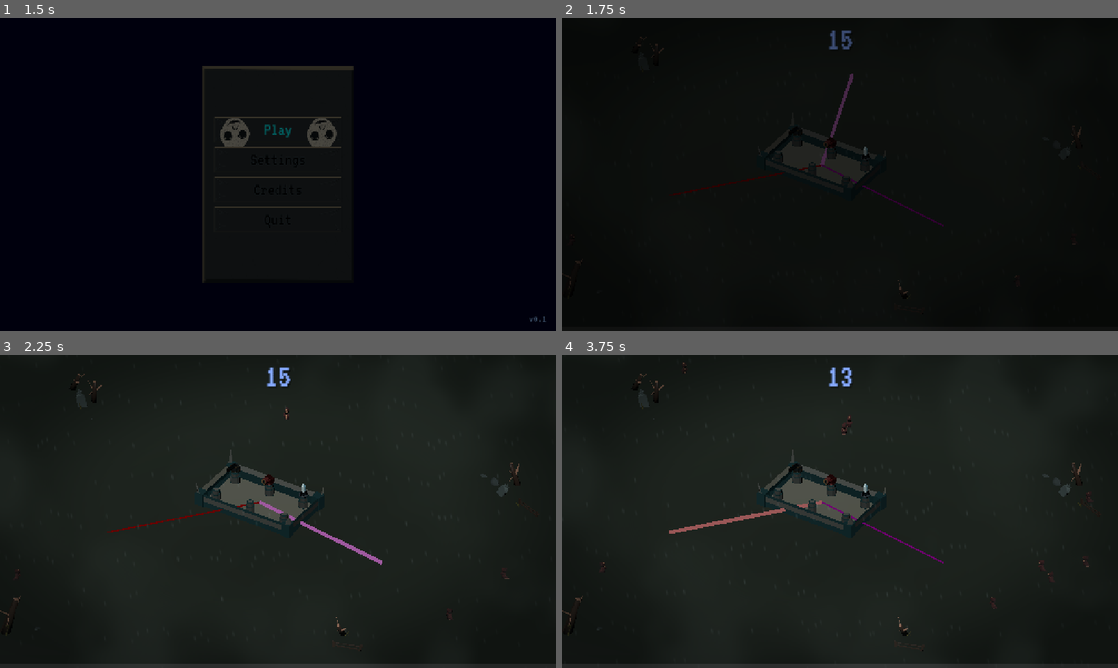
Above: before the commit, frames 1-4 (two rows, left to right).
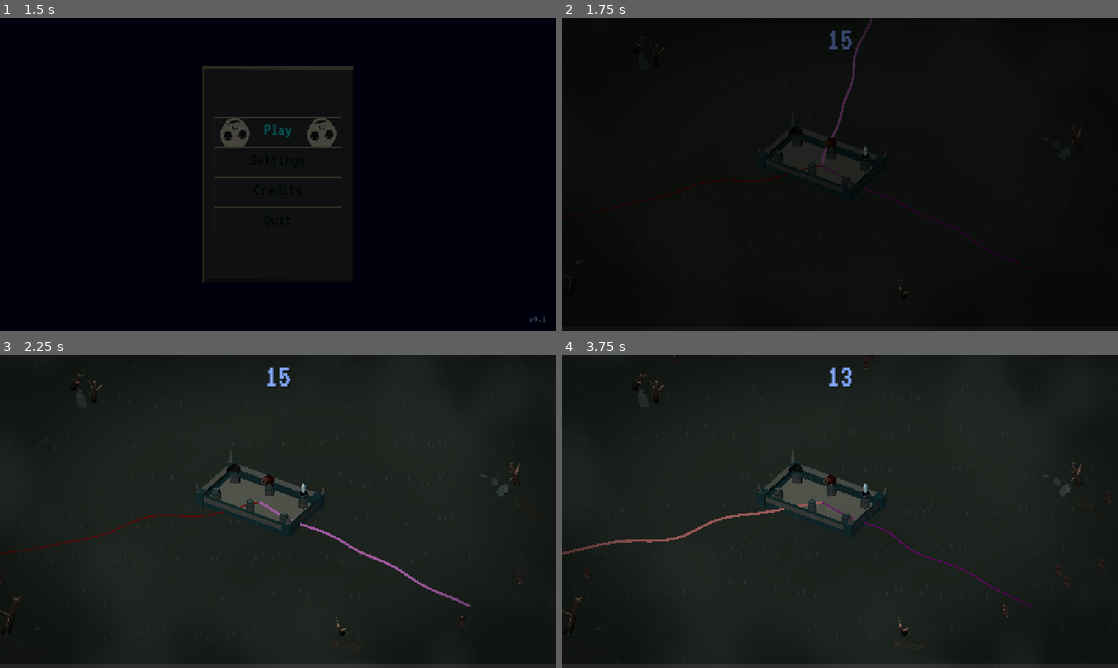
Above: after the commit, the same moments.

Repository: JeremyMarkWilcox/Tower-Defense
Game: Godot game, scene res://core/ui/boot.tscn
The game is run twice, just before and just after one commit, with the same random seed, the same clock (stepped at 60 frames per second) and the same inputs. Sound files missing from this copy of the repository are replaced by a short silence.
Inputs (mouse positions are in pixels of both pictures, inside the frame that each line leads up to):
- Up to frame 1 (1.5 s): click "Play" at 0.5 s; click "Play" at 1.25 s
- Up to frame 2 (1.75 s): no input
- Up to frame 3 (2.25 s): tap Enter at 2 s; move the mouse to (400, 495) at 2.02 s; hold Right (ui_right) from 2.03 s (still down); hold Space (thread_cut) from 2.03 s (still down); click (400, 495) at 2.17 s
- Up to frame 4 (3.75 s): move the mouse to (728, 527) at 2.77 s; release Right (ui_right) at 2.78 s; release Space (thread_cut) at 2.78 s; hold Down (ui_down) 2.78-3.53 s; tap E (thread_next) at 2.85 s; move the mouse to (895, 442) at 3.52 s; hold Right (ui_right) from 3.53 s (still down); hold Q (thread_prev) from 3.53 s (still down)

Frame 1 is identical in both runs. In frame 2, 0.6% of the frame differs, in the area x 1-85%, y 0-83%; in frame 3, 0.6%; in frame 4, 0.8%, in the area x 0-99%, y 0-84%.

Commit message:
Added a shader for the threads

Diff:
--- /dev/null
+++ b/assets/shaders/thread/rope_thread.gdshader
@@ -0,0 +1,22 @@
+shader_type spatial;
+render_mode unshaded, cull_disabled;
+
+uniform vec4 color : source_color = vec4(1.0);
+uniform float thickness = 0.06;
+uniform float sway = 0.12;
+uniform float phase = 0.0;
+uniform float seed = 0.0;
+
+void vertex() {
+	// UV.x runs 0 at the Stronghold to 1 at the map edge; both ends stay pinned.
+	float t = UV.x;
+	float pinned = sin(PI * t);
+	VERTEX.x += sin(phase + t * 9.0 + seed) * sway * pinned;
+	VERTEX.y += cos(phase * 0.8 + t * 7.0 + seed) * sway * 0.5 * pinned;
+	// The mesh sits on the rope's centerline; NORMAL pushes it out to the rope's width.
+	VERTEX += NORMAL * thickness;
+}
+
+void fragment() {
+	ALBEDO = color.rgb;
+}
--- a/game/data/enemies/unique_enemies/greater_demon.tscn
+++ b/game/data/enemies/unique_enemies/greater_demon.tscn
@@ -2,11 +2,13 @@
 
 [ext_resource type="PackedScene" uid="uid://dgf785mw3toay" path="res://game/data/enemies/base_enemy/base_enemy.tscn" id="1_fel5c"]
 
-[sub_resource type="StandardMaterial3D" id="StandardMaterial3D_csfhu"]
+[sub_resource type="CapsuleMesh" id="CapsuleMesh_ra2i3"]
+
+[sub_resource type="StandardMaterial3D" id="StandardMaterial3D_g4gaj"]
 albedo_color = Color(1, 0, 0, 1)
 
 [node name="GreaterDemon" unique_id=1427662883 instance=ExtResource("1_fel5c")]
 
-[node name="MeshInstance3D" parent="." index="0" unique_id=1513116122]
-transform = Transform3D(2.5, 0, 0, 0, 2.5, 0, 0, 0, 2.5, 0, 0.8, 0)
-surface_material_override/0 = SubResource("StandardMaterial3D_csfhu")
+[node name="MeshInstance3D" type="MeshInstance3D" parent="." index="0" unique_id=396841766]
+mesh = SubResource("CapsuleMesh_ra2i3")
+surface_material_override/0 = SubResource("StandardMaterial3D_g4gaj")
--- a/game/data/threads/base_thread/signal_thread.gd
+++ b/game/data/threads/base_thread/signal_thread.gd
@@ -1,6 +1,6 @@
 class_name SignalThread
 extends Node3D
-## One glowing thread running from the Stronghold out to the map edge.
+## One swaying rope running from the Stronghold out to the screen edge.
 ## It shows itself and reports the mouse; ThreadManager decides what a click means.
 ## Add it to the tree before calling setup().
 
@@ -11,32 +11,43 @@
 @export var line: MeshInstance3D
 @export var pick_area: Area3D
 @export var pick_shape: CollisionShape3D
-## How far above the ground the thread floats.
+@export var rope_shader: Shader
+## How far above the ground the rope floats.
 @export var height := 0.3
-## Width of the clickable area. Much wider than the line so it's easy to hit.
+## Width of the clickable area. Much wider than the rope so it's easy to hit.
 @export var pick_width := 1.2
-## Line thickness multiplier while highlighted.
-@export var highlight_width := 2.5
-## Color the thread flashes when a cut is refused.
+@export var thickness := 0.06
+@export var highlight_thickness := 0.14
+## Color the rope flashes when a cut is refused.
 @export var refusal_color := Color(1.0, 0.15, 0.1)
+
+@export_group("Rope Shape")
+## How far the rope wanders sideways at its widest. Keep it under half of Pick Width.
+@export var wander := 0.5
+## How far it sways while alive.
+@export var sway := 0.12
+@export var segments := 64
+@export var radial_sides := 6
 
 var data: SignalThreadData
 var direction := Vector3.FORWARD
 var length := 0.0
 
 var _color := Color.WHITE
-var _material: StandardMaterial3D
+var _material: ShaderMaterial
 var _is_highlighted := false
 var _urgency := 0.0
 var _pulse_time := 0.0
+var _sway_phase := 0.0
 var _flash := 0.0
 var _shake_tween: Tween
 
 
 func _ready() -> void:
-	_material = StandardMaterial3D.new()
-	_material.shading_mode = BaseMaterial3D.SHADING_MODE_UNSHADED
+	_material = ShaderMaterial.new()
+	_material.shader = rope_shader
 	line.material_override = _material
+	line.extra_cull_margin = 2.0  # the shader moves vertices, so don't cull too early
 	pick_area.input_ray_pickable = true
 	pick_area.mouse_entered.connect(func() -> void: hovered.emit(self))
 	pick_area.mouse_exited.connect(func() -> void: unhovered.emit(self))
@@ -48,11 +59,14 @@
 	direction = Vector3(thread_direction.x, 0.0, thread_direction.z).normalized()
 	length = thread_length
 	_color = color
-	# Local -Z points along the thread, so the line runs from 0 to -length.
+	# Local -Z points along the thread, so the rope runs from 0 to -length.
 	basis = Basis.looking_at(direction, Vector3.UP)
+	line.mesh = _build_rope_mesh()
 	line.position = _rest_position()
-	pick_shape.position = line.position
+	line.scale = Vector3.ONE
+	pick_shape.position = Vector3(0.0, height, -length * 0.5)
 	(pick_shape.shape as BoxShape3D).size = Vector3(pick_width, 1.0, length)
+	_material.set_shader_parameter("seed", randf() * 100.0)
 	_apply_look()
 
 
@@ -61,7 +75,7 @@
 	_apply_look()
 
 
-## 0 at the start of the lull, 1 when the timer hits zero. Drives the pulse.
+## 0 at the start of the lull, 1 when the timer hits zero. Drives the pulse and sway.
 func set_urgency(value: float) -> void:
 	_urgency = clampf(value, 0.0, 1.0)
 
@@ -72,8 +86,8 @@
 		_shake_tween.kill()
 	var rest := _rest_position()
 	var amount := 0.4 if strong else 0.12
+	_flash = 1.0 if strong else 0.5
 	_shake_tween = create_tween()
-	_shake_tween.tween_method(_set_flash, 1.0 if strong else 0.5, 1.0 if strong else 0.5, 0.0)
 	for i in (6 if strong else 3):
 		var side := amount if i % 2 == 0 else -amount
 		_shake_tween.tween_property(line, "position", rest + Vector3(side, 0.0, 0.0), 0.04)
@@ -82,19 +96,22 @@
 	_shake_tween.tween_method(_set_flash, _flash, 0.0, 0.25)
 
 
-## Where the thread leaves the map; its group spawns here.
+## Where the thread meets the screen edge; its group spawns here.
 func get_end_position() -> Vector3:
 	return global_position + direction * length
 
 
 func _process(delta: float) -> void:
-	# Pulses slowly at the start of a lull and fast near the end.
+	# Breathes slowly at the start of a lull and gets twitchy near the end.
 	_pulse_time += delta * lerpf(0.6, 4.0, _urgency)
+	_sway_phase += delta * lerpf(1.0, 6.0, _urgency)
+	_material.set_shader_parameter("phase", _sway_phase)
+	_material.set_shader_parameter("sway", sway * lerpf(1.0, 1.8, _urgency))
 	_apply_look()
 
 
 func _rest_position() -> Vector3:
-	return Vector3(0.0, height, -length * 0.5)
+	return Vector3(0.0, height, 0.0)
 
 
 func _set_flash(value: float) -> void:
@@ -103,12 +120,54 @@
 
 func _apply_look() -> void:
 	var pulse := 0.5 + 0.5 * sin(_pulse_time * TAU)
-	var width := highlight_width if _is_highlighted else 1.0
+	var width := highlight_thickness if _is_highlighted else thickness
 	width *= 1.0 + 0.5 * _urgency * pulse
-	line.scale = Vector3(width, width, length)
 	var color := _color.lerp(Color.WHITE, 0.35) if _is_highlighted else _color
 	color = color.lerp(Color.WHITE, 0.3 * _urgency * pulse)
-	_material.albedo_color = color.lerp(refusal_color, _flash)
+	_material.set_shader_parameter("thickness", width)
+	_material.set_shader_parameter("color", color.lerp(refusal_color, _flash))
+
+
+## A thin tube along a lazily wandering path. Vertices sit on the centerline and
+## the shader pushes them out along NORMAL, so thickness can change without rebuilding.
+func _build_rope_mesh() -> ArrayMesh:
+	var phase_a := randf() * TAU
+	var phase_b := randf() * TAU
+	var phase_c := randf() * TAU
+	var curves := maxf(length / 6.0, 1.0)  # longer ropes get more bends
+	var points: Array[Vector3] = []
+	for i in segments + 1:
+		var t := float(i) / segments
+		var pinned := sin(PI * t)  # both ends stay exactly in place
+		var x := (sin(t * curves * PI + phase_a) * 0.7 + sin(t * curves * 3.4 + phase_b) * 0.3) * wander * pinned
+		var y := sin(t * curves * 1.8 + phase_c) * wander * 0.25 * pinned
+		points.append(Vector3(x, y, -length * t))
+
+	var st := SurfaceTool.new()
+	st.begin(Mesh.PRIMITIVE_TRIANGLES)
+	var ring := radial_sides + 1
+	for i in points.size():
+		var tangent := (points[mini(i + 1, segments)] - points[maxi(i - 1, 0)]).normalized()
+		var side := tangent.cross(Vector3.UP).normalized()
+		var up := side.cross(tangent).normalized()
+		for s in ring:
+			var angle := TAU * s / radial_sides
+			st.set_normal(side * cos(angle) + up * sin(angle))
+			st.set_uv(Vector2(float(i) / segments, float(s) / radial_sides))
+			st.add_vertex(points[i])
+	for i in segments:
+		for s in radial_sides:
+			var a := i * ring + s
+			var b := a + 1
+			var c := a + ring
+			var d := c + 1
+			st.add_index(a)
+			st.add_index(c)
+			st.add_index(b)
+			st.add_index(b)
+			st.add_index(c)
+			st.add_index(d)
+	return st.commit()
 
 
 func _on_pick_input_event(_camera: Node, event: InputEvent, _position: Vector3,
--- a/game/data/waves/unique_waves/wave_02.tres
+++ b/game/data/waves/unique_waves/wave_02.tres
@@ -3,6 +3,7 @@
 [ext_resource type="Script" uid="uid://cmo6to4a6tibi" path="res://game/data/waves/base_data/spawn_group.gd" id="1_0q6rk"]
 [ext_resource type="Script" uid="uid://bvroyv8j4sgmi" path="res://game/data/waves/base_data/wave_definition.gd" id="2_7ttnh"]
 [ext_resource type="Resource" uid="uid://crniaq8n2b6bv" path="res://game/data/enemies/unique_enemies/cultist.tres" id="2_wfqga"]
+[ext_resource type="Resource" uid="uid://bchml4lumf1wr" path="res://game/data/threads/lulls/lull_test.tres" id="3_iisvu"]
 
 [sub_resource type="Resource" id="Resource_y36n6"]
 script = ExtResource("1_0q6rk")
@@ -12,4 +13,5 @@
 [resource]
 script = ExtResource("2_7ttnh")
 groups = Array[ExtResource("1_0q6rk")]([SubResource("Resource_y36n6")])
+lull = ExtResource("3_iisvu")
 metadata/_custom_type_script = "uid://bvroyv8j4sgmi"
--- a/game/game.tscn
+++ b/game/game.tscn
@@ -7,24 +7,25 @@
 [ext_resource type="Script" uid="uid://cwa8b8tgq2p2w" path="res://game/managers/wave_manager.gd" id="2_u5opy"]
 [ext_resource type="Script" uid="uid://bvroyv8j4sgmi" path="res://game/data/waves/base_data/wave_definition.gd" id="3_3vho3"]
 [ext_resource type="PackedScene" uid="uid://djqs531cdvw7h" path="res://assets/3d_art/props/rock.glb" id="3_ee6o4"]
-[ext_resource type="Shader" uid="uid://bpukmr24jllgu" path="res://assets/shaders/edge_shadow.gdshader" id="3_hb504"]
+[ext_resource type="Shader" uid="uid://bpukmr24jllgu" path="res://assets/shaders/atmosphere/edge_shadow.gdshader" id="3_hb504"]
 [ext_resource type="PackedScene" uid="uid://dr52lc4bvyyj7" path="res://core/ui/settings_menu.tscn" id="3_m71xk"]
 [ext_resource type="PackedScene" uid="uid://c6plvsjtimxkn" path="res://assets/3d_art/props/dead_tree_01.glb" id="4_4cobl"]
 [ext_resource type="Resource" uid="uid://uaiismft5nub" path="res://game/data/waves/unique_waves/wave_01.tres" id="4_qf6n1"]
-[ext_resource type="Shader" uid="uid://bcqlmc0nah414" path="res://assets/shaders/rain.gdshader" id="5_ln7ps"]
+[ext_resource type="Shader" uid="uid://bcqlmc0nah414" path="res://assets/shaders/atmosphere/rain.gdshader" id="5_ln7ps"]
 [ext_resource type="PackedScene" uid="uid://dtdm6p6y7kmi7" path="res://assets/3d_art/props/gravestone_01.glb" id="5_pxxsx"]
 [ext_resource type="Resource" uid="uid://bpny3ka8b2xq5" path="res://game/data/waves/unique_waves/wave_02.tres" id="5_vsp63"]
 [ext_resource type="Resource" uid="uid://cb0dfd6owlsiq" path="res://game/data/waves/unique_waves/wave_03.tres" id="6_b686c"]
 [ext_resource type="PackedScene" uid="uid://ddt1m8s6wg7ju" path="res://core/ui/credits.tscn" id="6_dakft"]
 [ext_resource type="PackedScene" uid="uid://78dpp3fnvxmq" path="res://assets/3d_art/props/broken_fence_01.glb" id="6_u8s88"]
 [ext_resource type="PackedScene" uid="uid://c3fqjawearufk" path="res://assets/3d_art/props/grass_tuft_01.glb" id="7_dxwpq"]
-[ext_resource type="Shader" uid="uid://dlqkwxa4ft1ud" path="res://assets/shaders/mist.gdshader" id="8_mhvfb"]
+[ext_resource type="Shader" uid="uid://dlqkwxa4ft1ud" path="res://assets/shaders/atmosphere/mist.gdshader" id="8_mhvfb"]
 [ext_resource type="Script" uid="uid://e21u8rkcefj4" path="res://game/managers/gold_manager.gd" id="8_vsp63"]
 [ext_resource type="PackedScene" uid="uid://cniox0c88ga5l" path="res://core/ui/controls_menu.tscn" id="8_wmqhs"]
 [ext_resource type="PackedScene" uid="uid://dl7btnuthvvlb" path="res://assets/3d_art/towers/Firelvl1.glb" id="9_leid8"]
 [ext_resource type="PackedScene" uid="uid://dm6ojjrnrnkqg" path="res://assets/3d_art/towers/Icelvl1.glb" id="10_8bboj"]
-[ext_resource type="PackedScene" uid="uid://dj4pwl2xdjjfq" path="res://game/Ui/run_end_screen.tscn" id="11_3vho3"]
+[ext_resource type="PackedScene" uid="uid://dj4pwl2xdjjfq" path="res://game/ui/run_end_screen.tscn" id="11_3vho3"]
 [ext_resource type="PackedScene" uid="uid://b82y0h3s65i2h" path="res://assets/3d_art/towers/Basiclvl1.glb" id="23_5e03w"]
+
 
 [sub_resource type="ShaderMaterial" id="ShaderMaterial_4cobl"]
 shader = ExtResource("5_ln7ps")
--- a/game/game/game.tscn
+++ b/game/game/game.tscn
@@ -7,18 +7,18 @@
 [ext_resource type="Script" uid="uid://cwa8b8tgq2p2w" path="res://game/managers/wave_manager.gd" id="2_u5opy"]
 [ext_resource type="Script" uid="uid://bvroyv8j4sgmi" path="res://game/data/waves/base_data/wave_definition.gd" id="3_3vho3"]
 [ext_resource type="PackedScene" uid="uid://djqs531cdvw7h" path="res://assets/3d_art/props/rock.glb" id="3_ee6o4"]
-[ext_resource type="Shader" uid="uid://bpukmr24jllgu" path="res://assets/shaders/edge_shadow.gdshader" id="3_hb504"]
+[ext_resource type="Shader" uid="uid://bpukmr24jllgu" path="res://assets/shaders/atmosphere/edge_shadow.gdshader" id="3_hb504"]
 [ext_resource type="PackedScene" uid="uid://dr52lc4bvyyj7" path="res://core/ui/settings_menu.tscn" id="3_m71xk"]
 [ext_resource type="PackedScene" uid="uid://c6plvsjtimxkn" path="res://assets/3d_art/props/dead_tree_01.glb" id="4_4cobl"]
 [ext_resource type="Resource" uid="uid://uaiismft5nub" path="res://game/data/waves/unique_waves/wave_01.tres" id="4_qf6n1"]
-[ext_resource type="Shader" uid="uid://bcqlmc0nah414" path="res://assets/shaders/rain.gdshader" id="5_ln7ps"]
+[ext_resource type="Shader" uid="uid://bcqlmc0nah414" path="res://assets/shaders/atmosphere/rain.gdshader" id="5_ln7ps"]
 [ext_resource type="PackedScene" uid="uid://dtdm6p6y7kmi7" path="res://assets/3d_art/props/gravestone_01.glb" id="5_pxxsx"]
 [ext_resource type="Resource" uid="uid://bpny3ka8b2xq5" path="res://game/data/waves/unique_waves/wave_02.tres" id="5_vsp63"]
 [ext_resource type="Resource" uid="uid://cb0dfd6owlsiq" path="res://game/data/waves/unique_waves/wave_03.tres" id="6_b686c"]
 [ext_resource type="PackedScene" uid="uid://ddt1m8s6wg7ju" path="res://core/ui/credits.tscn" id="6_dakft"]
 [ext_resource type="PackedScene" uid="uid://78dpp3fnvxmq" path="res://assets/3d_art/props/broken_fence_01.glb" id="6_u8s88"]
 [ext_resource type="PackedScene" uid="uid://c3fqjawearufk" path="res://assets/3d_art/props/grass_tuft_01.glb" id="7_dxwpq"]
-[ext_resource type="Shader" uid="uid://dlqkwxa4ft1ud" path="res://assets/shaders/mist.gdshader" id="8_mhvfb"]
+[ext_resource type="Shader" uid="uid://dlqkwxa4ft1ud" path="res://assets/shaders/atmosphere/mist.gdshader" id="8_mhvfb"]
 [ext_resource type="Script" uid="uid://e21u8rkcefj4" path="res://game/managers/gold_manager.gd" id="8_vsp63"]
 [ext_resource type="PackedScene" uid="uid://cniox0c88ga5l" path="res://core/ui/controls_menu.tscn" id="8_wmqhs"]
 [ext_resource type="PackedScene" uid="uid://dl7btnuthvvlb" path="res://assets/3d_art/towers/Firelvl1.glb" id="9_leid8"]
@@ -204,12 +204,13 @@
 gold_manager = NodePath("../GoldManager")
 thread_manager = NodePath("../../World/SignalSystem/ThreadManager")
 
-[node name="WaveManager" type="Node" parent="Systems" unique_id=1737513906 node_paths=PackedStringArray("enemy_container", "stronghold")]
+[node name="WaveManager" type="Node" parent="Systems" unique_id=1737513906 node_paths=PackedStringArray("enemy_container", "stronghold", "camera")]
 script = ExtResource("2_u5opy")
 waves = Array[ExtResource("3_3vho3")]([ExtResource("4_qf6n1"), ExtResource("5_vsp63"), ExtResource("6_b686c")])
 enemy_container = NodePath("../../World/Environment/Enemies")
 stronghold = NodePath("../../World/Environment/Stronghold")
 spawn_radius = 32.0
+camera = NodePath("../../World/Camera3D")
 arrive_radius = 2.5
 
 [node name="GoldManager" type="Node" parent="Systems" unique_id=900479467]
--- a/game/managers/thread_manager.gd
+++ b/game/managers/thread_manager.gd
@@ -21,8 +21,10 @@
 @export var center: Node3D
 ## Used to turn screen angles ("top of the screen") into world directions.
 @export var camera: Camera3D
-## Distance from the Stronghold to the map edge, where groups spawn.
+## Fallback length if the screen edge can't be found.
 @export var thread_length := 18.0
+## How far inside the screen edge threads end, so their groups appear in view.
+@export var edge_margin := 1.0
 @export var default_color := Color.WHITE
 
 var _lull: LullDefinition
@@ -148,7 +150,9 @@
 	thread_container.add_child(thread)
 	thread.global_position = center.global_position
 	var color := data.enemy.thread_color if data.enemy else default_color
-	thread.setup(data, _screen_to_world(screen_angle), thread_length, color)
+	var direction := _screen_to_world(screen_angle)
+	var length := ScreenEdge.distance(camera, center.global_position, direction, thread_length) - edge_margin
+	thread.setup(data, direction, maxf(length, 1.0), color)
 	thread.hovered.connect(_on_thread_hovered)
 	thread.clicked.connect(_on_thread_clicked)
 	_threads.append(thread)
--- a/game/managers/wave_manager.gd
+++ b/game/managers/wave_manager.gd
@@ -15,6 +15,10 @@
 @export var stronghold: Stronghold
 ## Match ThreadManager's thread_length so both spawn at the map edge.
 @export var spawn_radius := 18.0
+## Used to spawn the trickle just off-screen. Leave empty to use Spawn Radius.
+@export var camera: Camera3D
+## How far beyond the screen edge the trickle appears.
+@export var offscreen_margin := 2.0
 @export var arrive_radius := 1.5
 ## Random spread around a thread's end so a group doesn't stack on one spot.
 @export var group_spread := 0.8
@@ -112,9 +116,15 @@
 	var center := stronghold.global_position
 	var spawn_position: Vector3
 	if at == null:
+		# Baseline trickle: just off-screen in a random direction.
 		var angle := randf() * TAU
-		spawn_position = center + Vector3(cos(angle), 0.0, sin(angle)) * spawn_radius
+		var dir := Vector3(cos(angle), 0.0, sin(angle))
+		var distance := spawn_radius
+		if camera:
+			distance = ScreenEdge.distance(camera, center, dir, spawn_radius) + offscreen_margin
+		spawn_position = center + dir * distance
 	else:
+		# Signal Thread group: at the thread's end, slightly spread out.
 		var spot: Vector3 = at
 		spawn_position = spot + Vector3(randf_range(-group_spread, group_spread), 0.0,
 				randf_range(-group_spread, group_spread))
@@ -142,5 +152,5 @@
 	# Debug only: K damages every enemy by 10 until towers exist.
 	if OS.is_debug_build() and event is InputEventKey and event.is_pressed() \
 			and not event.is_echo() and (event as InputEventKey).keycode == KEY_K:
-		for enemy in _alive.duplicate():
+		for enemy: BaseEnemy in _alive.duplicate():
 			(enemy as BaseEnemy).take_damage(10)
--- a/game/threads/signal_threads/signal_system.tscn
+++ b/game/threads/signal_threads/signal_system.tscn
@@ -16,6 +16,7 @@
 script = ExtResource("3_d6mrp")
 thread_scene = ExtResource("4_ntrhb")
 thread_container = NodePath("../Threads")
+thread_length = 32.0
 
 [node name="UI" type="CanvasLayer" parent="." unique_id=1075648712]
 
--- a/game/threads/signal_threads/signal_thread.tscn
+++ b/game/threads/signal_threads/signal_thread.tscn
@@ -1,6 +1,7 @@
 [gd_scene format=3 uid="uid://dxiaycn0rmy1n"]
 
 [ext_resource type="Script" uid="uid://bpnvh3dnln8ql" path="res://game/data/threads/base_thread/signal_thread.gd" id="1_6pubp"]
+[ext_resource type="Shader" uid="uid://c47flmhshtgtf" path="res://assets/shaders/thread/rope_thread.gdshader" id="2_7kxdx"]
 
 [sub_resource type="BoxMesh" id="BoxMesh_g4gaj"]
 size = Vector3(0.12, 0.12, 1)
@@ -13,6 +14,10 @@
 line = NodePath("Line")
 pick_area = NodePath("PickArea")
 pick_shape = NodePath("PickArea/PickShape")
+rope_shader = ExtResource("2_7kxdx")
+sway = 0.5
+segments = 256
+radial_sides = 12
 
 [node name="Line" type="MeshInstance3D" parent="." unique_id=1429375333]
 cast_shadow = 0
--- /dev/null
+++ b/game/utils/screen_edge.gd
@@ -0,0 +1,26 @@
+class_name ScreenEdge
+## Finds where a direction from a point leaves what the camera can see, on the ground.
+
+## Distance from `from` along `direction` to the screen edge, or `fallback` if it can't tell.
+static func distance(camera: Camera3D, from: Vector3, direction: Vector3, fallback: float) -> float:
+	var rect := camera.get_viewport().get_visible_rect()
+	var screen_corners: Array[Vector2] = [rect.position, Vector2(rect.end.x, rect.position.y),
+			rect.end, Vector2(rect.position.x, rect.end.y)]
+	var ground := Plane(Vector3.UP, from.y)
+	var corners: Array[Vector2] = []
+	for corner in screen_corners:
+		var hit: Variant = ground.intersects_ray(camera.project_ray_origin(corner),
+				camera.project_ray_normal(corner))
+		if hit == null:
+			return fallback
+		var point: Vector3 = hit
+		corners.append(Vector2(point.x, point.z))
+	var origin := Vector2(from.x, from.z)
+	var ray_end := origin + Vector2(direction.x, direction.z).normalized() * 10000.0
+	var best := INF
+	for i in corners.size():
+		var crossing: Variant = Geometry2D.segment_intersects_segment(origin, ray_end,
+				corners[i], corners[(i + 1) % corners.size()])
+		if crossing != null:
+			best = minf(best, origin.distance_to(crossing))
+	return best if best < INF else fallback
Renamed: assets/shaders/edge_shadow.gdshader -> assets/shaders/atmosphere/edge_shadow.gdshader
Renamed: assets/shaders/edge_shadow.gdshader.uid -> assets/shaders/atmosphere/edge_shadow.gdshader.uid
Renamed: assets/shaders/mist.gdshader -> assets/shaders/atmosphere/mist.gdshader
Renamed: assets/shaders/mist.gdshader.uid -> assets/shaders/atmosphere/mist.gdshader.uid
Renamed: assets/shaders/rain.gdshader -> assets/shaders/atmosphere/rain.gdshader
Renamed: assets/shaders/rain.gdshader.uid -> assets/shaders/atmosphere/rain.gdshader.uid
Not shown, added: assets/shaders/thread/rope_thread.gdshader.uid
Not shown, added: game/utils/screen_edge.gd.uid
